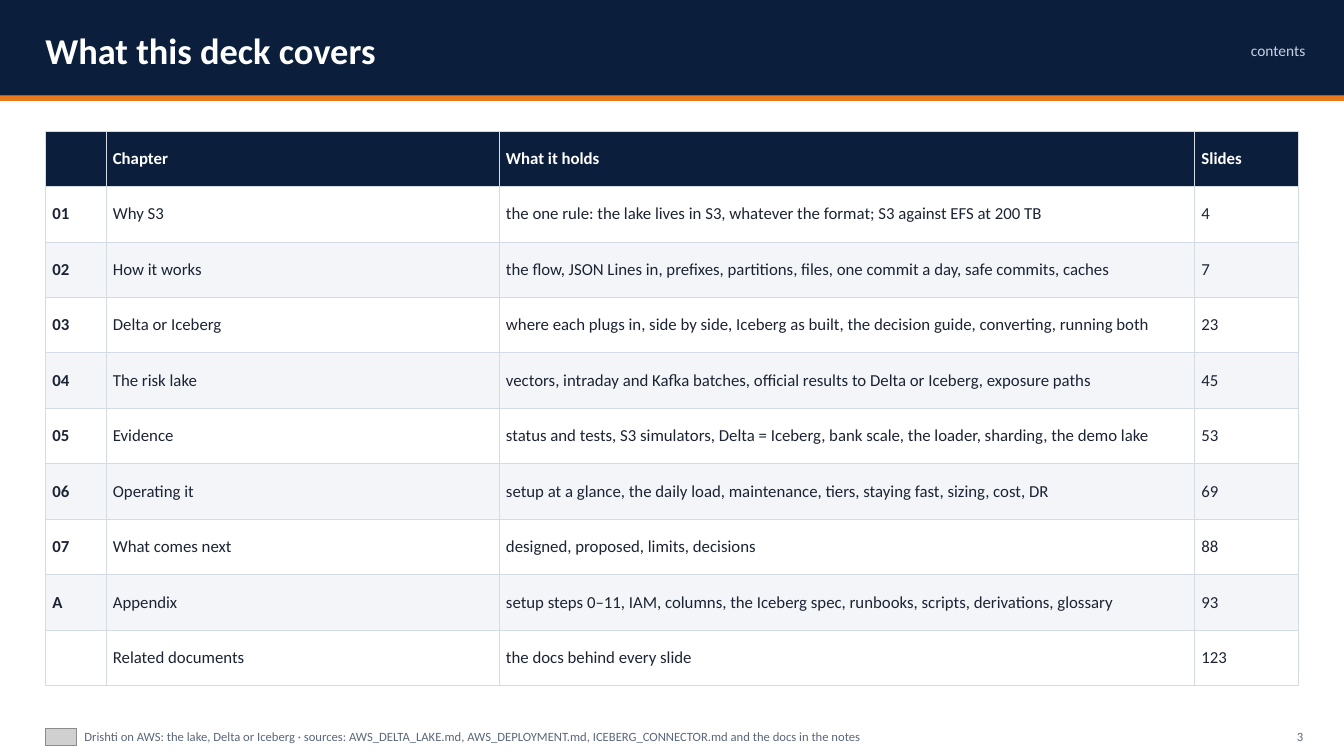
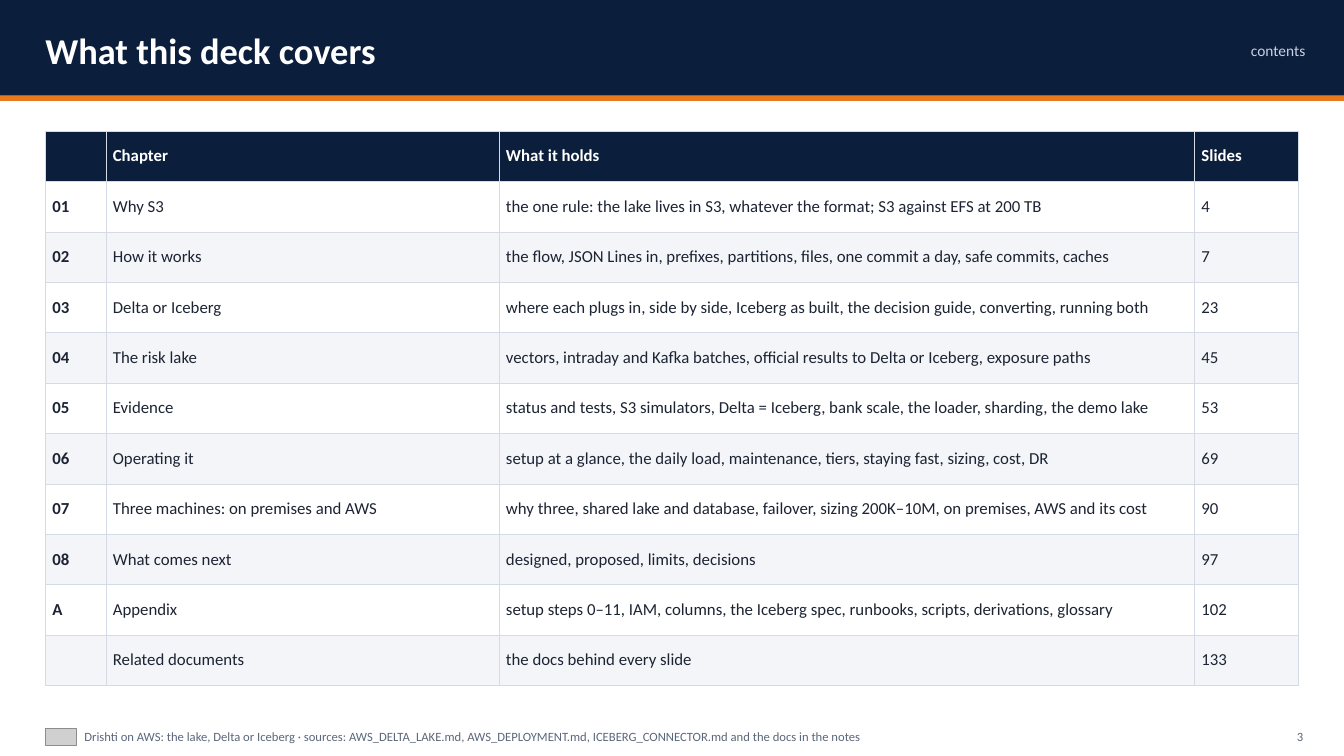
Before and after one commit to ajsinha/drishti, a slide deck: slide 3 of docs/publications/Drishti-on-AWS.pptx. Drawn at 1344x756 pixels with LibreOffice and Linux fonts; fonts in the diff are those of the drawing; grey boxes stand for pictures. Boxes give left, top, right and bottom in pixels: in the first picture for what was removed or moved away, otherwise in the second. Text is boxed around its words. In the diff, an @@ line names an element or a change of style, - is before the commit and + after.

Commit message:
Cluster deployment: three machines on premises and on AWS (why three, what is shared, failover, sizing 200K to 10M, bill of materials, AWS reference and monthly cost); the three decks carry it

```diff
--- a/docs/publications/Drishti-on-AWS.pptx
+++ b/docs/publications/Drishti-on-AWS.pptx
@@ table at [45, 131, 1299, 686] @@
-row 8: 07 | What comes next | designed, proposed, limits, decisions | 88
-row 9: A | Appendix | setup steps 0–11, IAM, columns, the Iceberg spec, runbooks, scripts, derivations, glossary | 93
-row 10:  | Related documents | the docs behind every slide | 123
+row 8: 07 | Three machines: on premises and AWS | why three, shared lake and database, failover, sizing 200K–10M, on premises, AWS and its cost | 90
+row 9: 08 | What comes next | designed, proposed, limits, decisions | 97
+row 10: A | Appendix | setup steps 0–11, IAM, columns, the Iceberg spec, runbooks, scripts, derivations, glossary | 102
+row 11:  | Related documents | the docs behind every slide | 133
```
Also in this commit, not shown: 51 other slides changed, 10 slides added, 7 other files.
